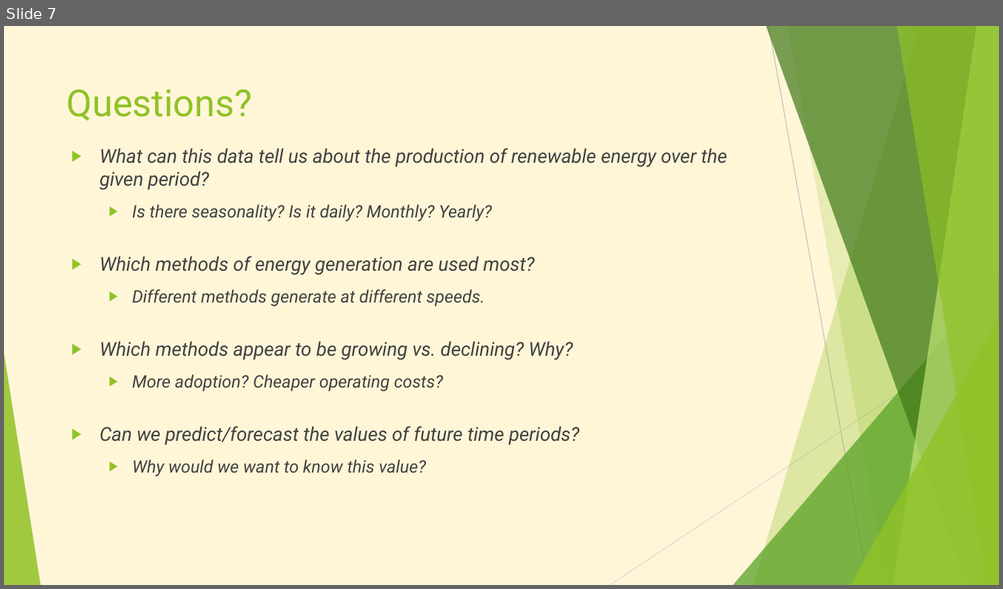
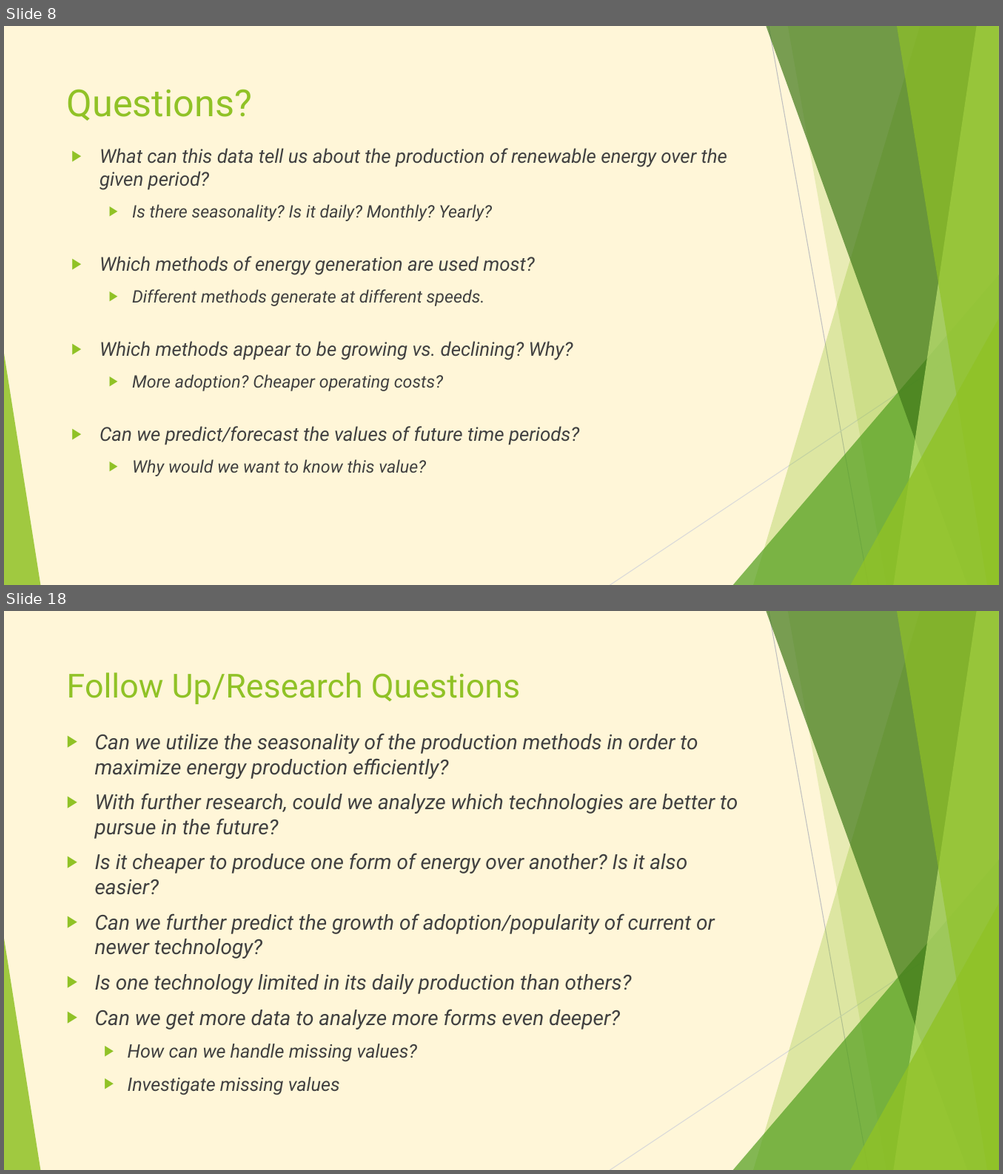
Before and after one commit to AbrahamHuitron/california-renewable-energy, a slide deck: California Renewable Energy.pptx. Shown one above the other, each under a label of ours: slide 7 before the commit, slides 8 and 18 after it; the slides between them are not shown. The pictures are 1003x589 and 1003x1174 pixels, drawn with LibreOffice and Linux fonts; fonts in the diff are those of the drawing. Boxes give left, top, right and bottom in pixels: in the first picture for what was removed or moved away, otherwise in the second. Text is boxed around its words. In the diff, an @@ line names an element or a change of style, - is before the commit and + after.

```diff
--- a/California Renewable Energy.pptx
+++ b/California Renewable Energy.pptx
@@ slide 18 added at bbox=[4, 611, 999, 1170], background #FFF6D8; not listed: 10 template elements that a slide beside it also shows @@
@@ title added at bbox=[67, 672, 520, 704], 32 pt, text #90C226 @@
+Follow Up/Research Questions
@@ text added at bbox=[95, 733, 737, 1096], 20 pt, text #404040, italic @@
+▶ Can we utilize the seasonality of the production methods in order to maximize energy production efficiently?
+▶ With further research, could we analyze which technologies are better to pursue in the future?
+▶ Is it cheaper to produce one form of energy over another? Is it also easier?
+▶ Can we further predict the growth of adoption/popularity of current or newer technology?
+▶ Is one technology limited in its daily production than others?
+▶ Can we get more data to analyze more forms even deeper?
+  ▶ How can we handle missing values?
+  ▶ Investigate missing values
@@ what was slide 7 is now slide 8 @@
```
Also in this commit, not shown: 4 slides changed, 12 other slides added.
